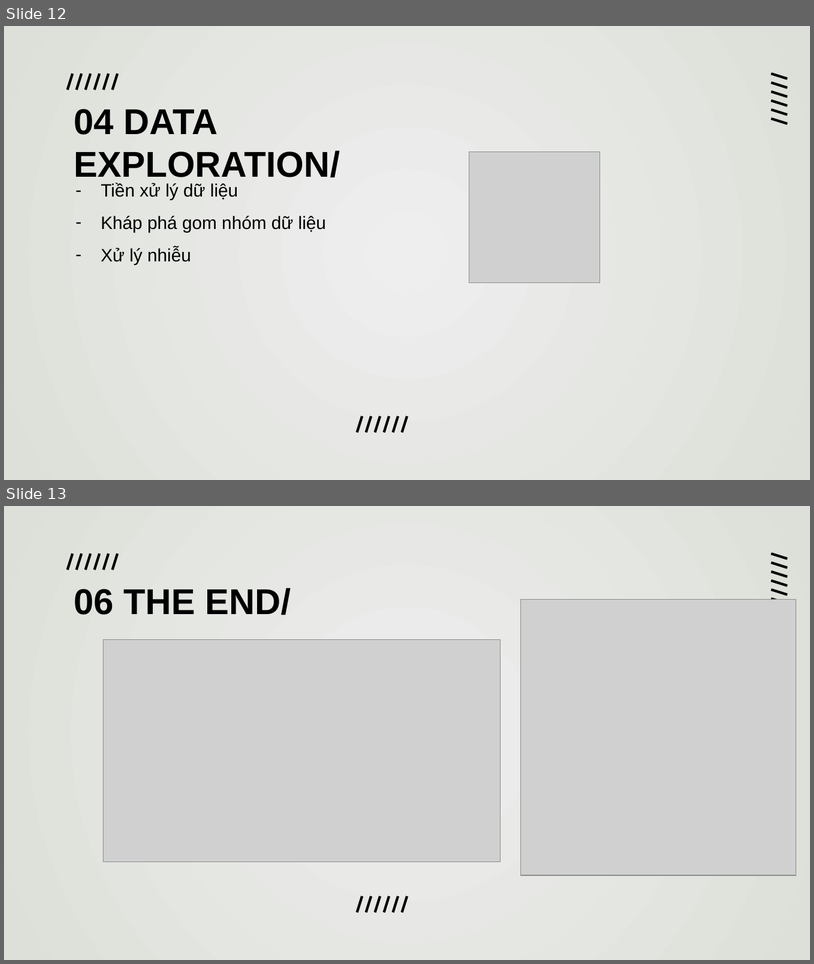
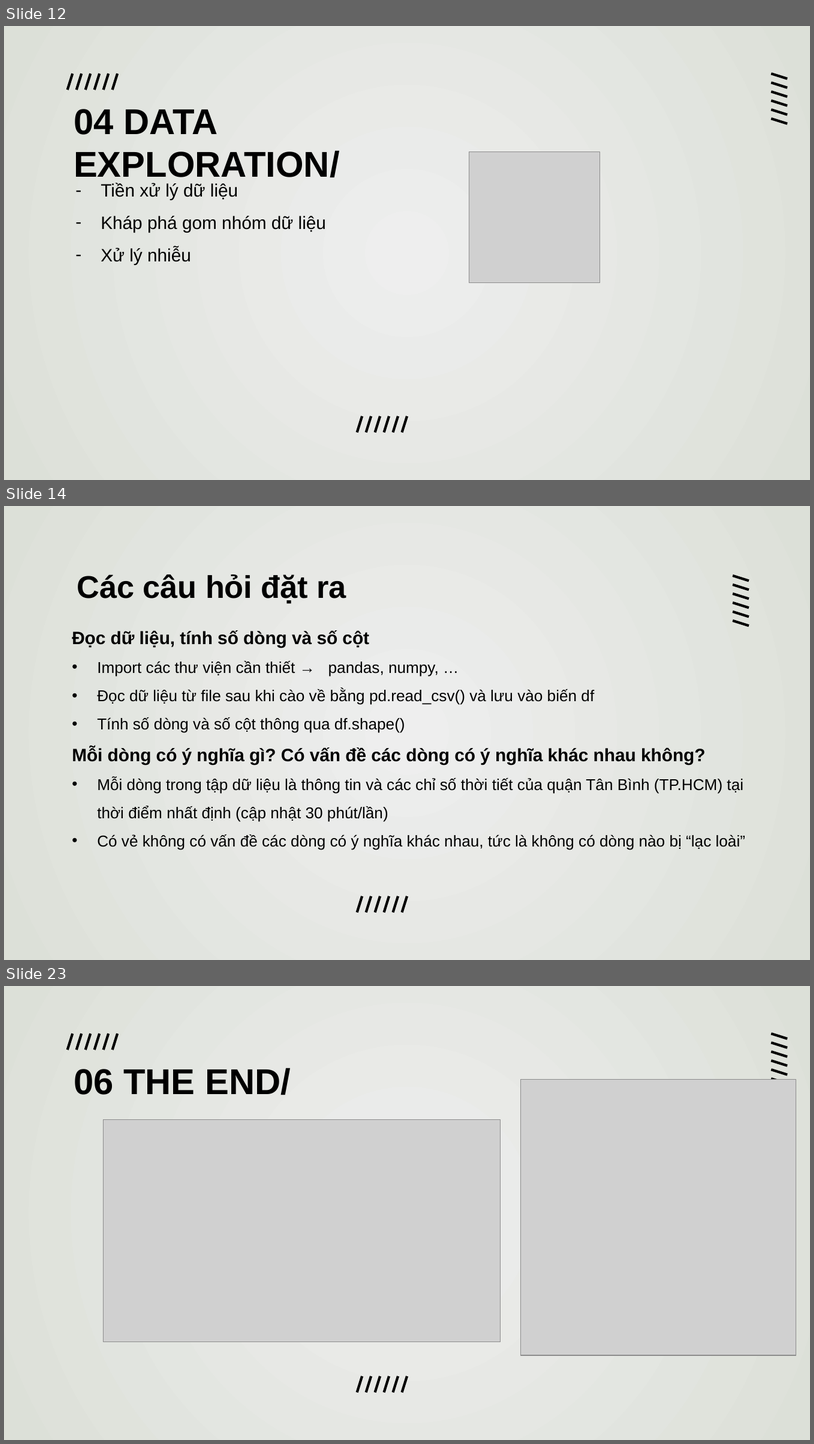
Before and after one commit to duongtanton/NP-KHDL-Gr9, a slide deck: group09.pptx. Shown one above the other, each under a label of ours: slides 12 and 13 before the commit, slides 12, 14 and 23 after it; the slides between them are not shown. The pictures are 814x964 and 814x1444 pixels, drawn with LibreOffice and Linux fonts; fonts in the diff are those of the drawing; grey boxes stand for pictures. Boxes give left, top, right and bottom in pixels: in the first picture for what was removed or moved away, otherwise in the second. Text is boxed around its words. In the diff, an @@ line names an element or a change of style, - is before the commit and + after.

```diff
--- a/group09.pptx
+++ b/group09.pptx
@@ slide 14 added at [4, 506, 810, 960], background gradient #EEEEEE to #DCE0D8 @@
@@ title added at [77, 574, 346, 604], 28 pt, text #000000, bold @@
+Các câu hỏi đặt ra
@@ subtitle added at [72, 630, 746, 850], 14 pt, text #000000 @@
+Đọc dữ liệu, tính số dòng và số cột
+• Import các thư viện cần thiết → pandas, numpy, …
+• Đọc dữ liệu từ file sau khi cào về bằng pd.read_csv() và lưu vào biến df
+• Tính số dòng và số cột thông qua df.shape()
+Mỗi dòng có ý nghĩa gì? Có vấn đề các dòng có ý nghĩa khác nhau không?
+• Mỗi dòng trong tập dữ liệu là thông tin và các chỉ số thời tiết của quận Tân Bình (TP.HCM) tại thời điểm nhất định (cập nhật 30 phút/lần)
+• Có vẻ không có vấn đề các dòng có ý nghĩa khác nhau, tức là không có dòng nào bị “lạc loài”
@@ group added at [733, 576, 749, 625]: 6 lines @@
@@ group added at [357, 895, 407, 912]: 6 lines @@
@@ what was slide 13 is now slide 23 @@
```
Also in this commit, not shown: 9 other slides added.
